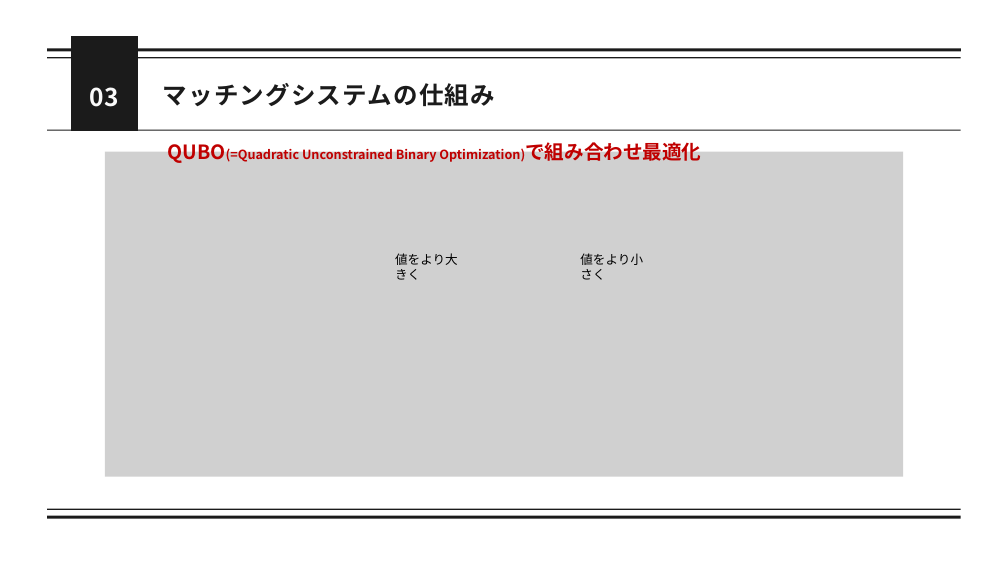
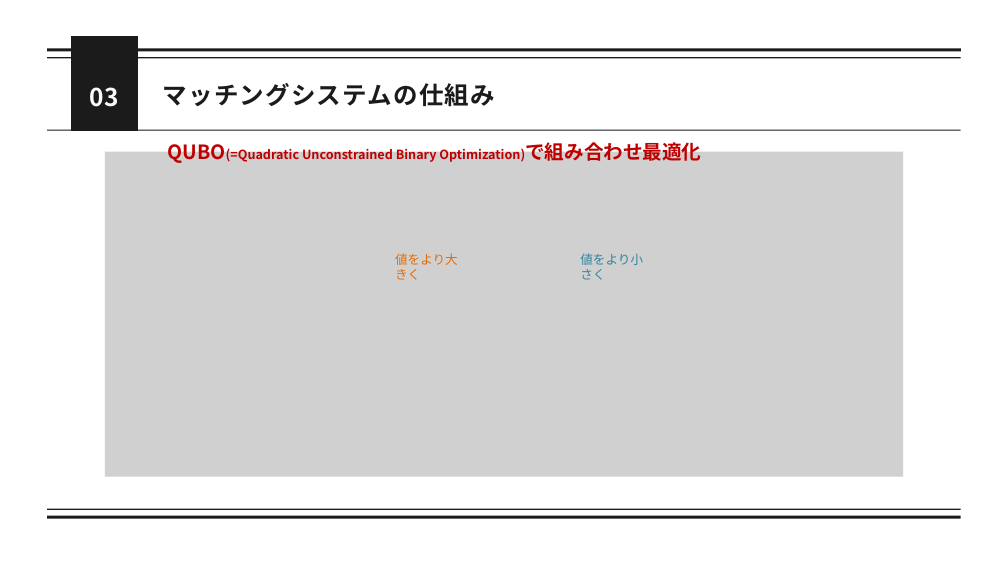
Before and after one commit to momok47/kokoronia, a slide deck: slide 5 of docs/ミーティング/発表資料/25_0725_進捗.pptx. Drawn at 1008x567 pixels with LibreOffice and Linux fonts; fonts in the diff are those of the drawing; grey boxes stand for pictures. Boxes give left, top, right and bottom in pixels: in the first picture for what was removed or moved away, otherwise in the second. Text is boxed around its words. In the diff, an @@ line names an element or a change of style, - is before the commit and + after.

```diff
--- a/docs/ミーティング/発表資料/25_0725_進捗.pptx
+++ b/docs/ミーティング/発表資料/25_0725_進捗.pptx
@@ text "値をより大きく" at (395, 253, 458, 280): text colour #000000 to #E46C0A @@
@@ text "値をより小さく" at (580, 253, 643, 280): text colour #000000 to #31859C @@
```
Also in this commit, not shown: 2 other slides changed, 19 other files.
